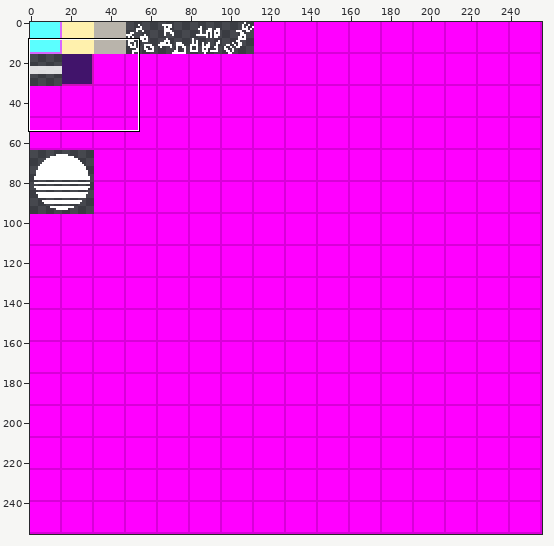
File history of a sprite sheet, Assets/Sprites/Levels.png. The first picture is a wide view before the edit; the outline marks the close-up.
Close-up. As it was:
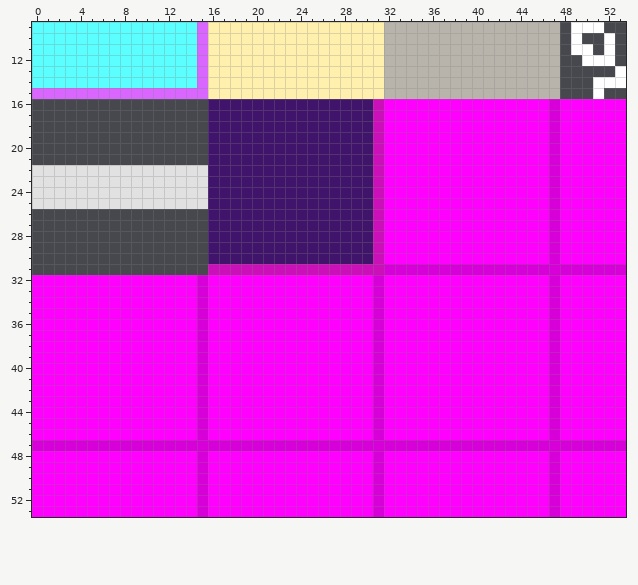
The file is 256x256 pixels. Shown: x 0..53, y 9..53.
After:
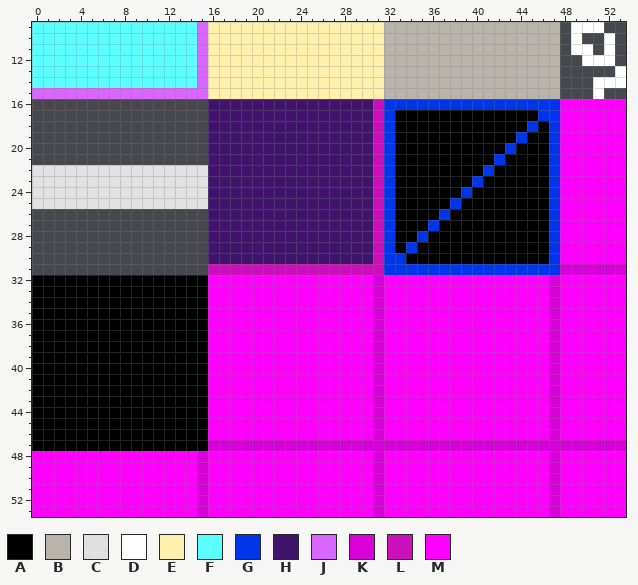
Palette (. is transparent): A #000000  B #b9b4ab  C #ffffffd5  D #ffffff  E #fff1ad  F #5bffff  G #0036ea  H #41146b  J #d866ff  K #d800d8  L #cc10b9  M #ff00ff
The edit:
@@ x 0..53 @@
 15 JJJJJJJJJJJJJJJJEEEEEEEEEEEEEEEEBBBBBBBBBBBBBBBB...D..
-16 ................HHHHHHHHHHHHHHHLMMMMMMMMMMMMMMMKMMMMMM
-17 ................HHHHHHHHHHHHHHHLMMMMMMMMMMMMMMMKMMMMMM
-18 ................HHHHHHHHHHHHHHHLMMMMMMMMMMMMMMMKMMMMMM
-19 ................HHHHHHHHHHHHHHHLMMMMMMMMMMMMMMMKMMMMMM
-20 ................HHHHHHHHHHHHHHHLMMMMMMMMMMMMMMMKMMMMMM
-21 ................HHHHHHHHHHHHHHHLMMMMMMMMMMMMMMMKMMMMMM
-22 CCCCCCCCCCCCCCCCHHHHHHHHHHHHHHHLMMMMMMMMMMMMMMMKMMMMMM
-23 CCCCCCCCCCCCCCCCHHHHHHHHHHHHHHHLMMMMMMMMMMMMMMMKMMMMMM
-24 CCCCCCCCCCCCCCCCHHHHHHHHHHHHHHHLMMMMMMMMMMMMMMMKMMMMMM
-25 CCCCCCCCCCCCCCCCHHHHHHHHHHHHHHHLMMMMMMMMMMMMMMMKMMMMMM
-26 ................HHHHHHHHHHHHHHHLMMMMMMMMMMMMMMMKMMMMMM
-27 ................HHHHHHHHHHHHHHHLMMMMMMMMMMMMMMMKMMMMMM
-28 ................HHHHHHHHHHHHHHHLMMMMMMMMMMMMMMMKMMMMMM
-29 ................HHHHHHHHHHHHHHHLMMMMMMMMMMMMMMMKMMMMMM
-30 ................HHHHHHHHHHHHHHHLMMMMMMMMMMMMMMMKMMMMMM
-31 ................LLLLLLLLLLLLLLLLKKKKKKKKKKKKKKKKKKKKKK
-32 MMMMMMMMMMMMMMMKMMMMMMMMMMMMMMMKMMMMMMMMMMMMMMMKMMMMMM
-33 MMMMMMMMMMMMMMMKMMMMMMMMMMMMMMMKMMMMMMMMMMMMMMMKMMMMMM
-34 MMMMMMMMMMMMMMMKMMMMMMMMMMMMMMMKMMMMMMMMMMMMMMMKMMMMMM
-35 MMMMMMMMMMMMMMMKMMMMMMMMMMMMMMMKMMMMMMMMMMMMMMMKMMMMMM
-36 MMMMMMMMMMMMMMMKMMMMMMMMMMMMMMMKMMMMMMMMMMMMMMMKMMMMMM
-37 MMMMMMMMMMMMMMMKMMMMMMMMMMMMMMMKMMMMMMMMMMMMMMMKMMMMMM
-38 MMMMMMMMMMMMMMMKMMMMMMMMMMMMMMMKMMMMMMMMMMMMMMMKMMMMMM
-39 MMMMMMMMMMMMMMMKMMMMMMMMMMMMMMMKMMMMMMMMMMMMMMMKMMMMMM
-40 MMMMMMMMMMMMMMMKMMMMMMMMMMMMMMMKMMMMMMMMMMMMMMMKMMMMMM
-41 MMMMMMMMMMMMMMMKMMMMMMMMMMMMMMMKMMMMMMMMMMMMMMMKMMMMMM
-42 MMMMMMMMMMMMMMMKMMMMMMMMMMMMMMMKMMMMMMMMMMMMMMMKMMMMMM
-43 MMMMMMMMMMMMMMMKMMMMMMMMMMMMMMMKMMMMMMMMMMMMMMMKMMMMMM
-44 MMMMMMMMMMMMMMMKMMMMMMMMMMMMMMMKMMMMMMMMMMMMMMMKMMMMMM
-45 MMMMMMMMMMMMMMMKMMMMMMMMMMMMMMMKMMMMMMMMMMMMMMMKMMMMMM
-46 MMMMMMMMMMMMMMMKMMMMMMMMMMMMMMMKMMMMMMMMMMMMMMMKMMMMMM
-47 KKKKKKKKKKKKKKKKKKKKKKKKKKKKKKKKKKKKKKKKKKKKKKKKKKKKKK
+16 ................HHHHHHHHHHHHHHHLGGGGGGGGGGGGGGGGMMMMMM
+17 ................HHHHHHHHHHHHHHHLGAAAAAAAAAAAAAGGMMMMMM
+18 ................HHHHHHHHHHHHHHHLGAAAAAAAAAAAAGAGMMMMMM
+19 ................HHHHHHHHHHHHHHHLGAAAAAAAAAAAGAAGMMMMMM
+20 ................HHHHHHHHHHHHHHHLGAAAAAAAAAAGAAAGMMMMMM
+21 ................HHHHHHHHHHHHHHHLGAAAAAAAAAGAAAAGMMMMMM
+22 CCCCCCCCCCCCCCCCHHHHHHHHHHHHHHHLGAAAAAAAAGAAAAAGMMMMMM
+23 CCCCCCCCCCCCCCCCHHHHHHHHHHHHHHHLGAAAAAAAGAAAAAAGMMMMMM
+24 CCCCCCCCCCCCCCCCHHHHHHHHHHHHHHHLGAAAAAAGAAAAAAAGMMMMMM
+25 CCCCCCCCCCCCCCCCHHHHHHHHHHHHHHHLGAAAAAGAAAAAAAAGMMMMMM
+26 ................HHHHHHHHHHHHHHHLGAAAAGAAAAAAAAAGMMMMMM
+27 ................HHHHHHHHHHHHHHHLGAAAGAAAAAAAAAAGMMMMMM
+28 ................HHHHHHHHHHHHHHHLGAAGAAAAAAAAAAAGMMMMMM
+29 ................HHHHHHHHHHHHHHHLGAGAAAAAAAAAAAAGMMMMMM
+30 ................HHHHHHHHHHHHHHHLGGAAAAAAAAAAAAAGMMMMMM
+31 ................LLLLLLLLLLLLLLLLGGGGGGGGGGGGGGGGKKKKKK
+32 AAAAAAAAAAAAAAAAMMMMMMMMMMMMMMMKMMMMMMMMMMMMMMMKMMMMMM
+33 AAAAAAAAAAAAAAAAMMMMMMMMMMMMMMMKMMMMMMMMMMMMMMMKMMMMMM
+34 AAAAAAAAAAAAAAAAMMMMMMMMMMMMMMMKMMMMMMMMMMMMMMMKMMMMMM
+35 AAAAAAAAAAAAAAAAMMMMMMMMMMMMMMMKMMMMMMMMMMMMMMMKMMMMMM
+36 AAAAAAAAAAAAAAAAMMMMMMMMMMMMMMMKMMMMMMMMMMMMMMMKMMMMMM
+37 AAAAAAAAAAAAAAAAMMMMMMMMMMMMMMMKMMMMMMMMMMMMMMMKMMMMMM
+38 AAAAAAAAAAAAAAAAMMMMMMMMMMMMMMMKMMMMMMMMMMMMMMMKMMMMMM
+39 AAAAAAAAAAAAAAAAMMMMMMMMMMMMMMMKMMMMMMMMMMMMMMMKMMMMMM
+40 AAAAAAAAAAAAAAAAMMMMMMMMMMMMMMMKMMMMMMMMMMMMMMMKMMMMMM
+41 AAAAAAAAAAAAAAAAMMMMMMMMMMMMMMMKMMMMMMMMMMMMMMMKMMMMMM
+42 AAAAAAAAAAAAAAAAMMMMMMMMMMMMMMMKMMMMMMMMMMMMMMMKMMMMMM
+43 AAAAAAAAAAAAAAAAMMMMMMMMMMMMMMMKMMMMMMMMMMMMMMMKMMMMMM
+44 AAAAAAAAAAAAAAAAMMMMMMMMMMMMMMMKMMMMMMMMMMMMMMMKMMMMMM
+45 AAAAAAAAAAAAAAAAMMMMMMMMMMMMMMMKMMMMMMMMMMMMMMMKMMMMMM
+46 AAAAAAAAAAAAAAAAMMMMMMMMMMMMMMMKMMMMMMMMMMMMMMMKMMMMMM
+47 AAAAAAAAAAAAAAAAKKKKKKKKKKKKKKKKKKKKKKKKKKKKKKKKKKKKKK
 48 MMMMMMMMMMMMMMMKMMMMMMMMMMMMMMMKMMMMMMMMMMMMMMMKMMMMMM
Where, in picture pixels (left, top, right, bottom), the same in both close-ups:
changed: (384, 99, 560, 275)
changed: (32, 275, 208, 451)
